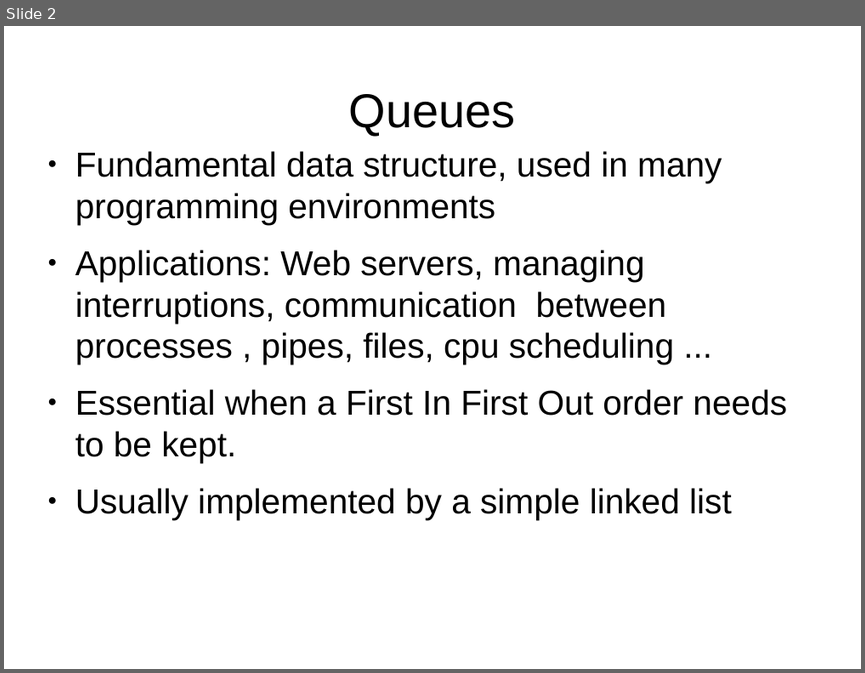
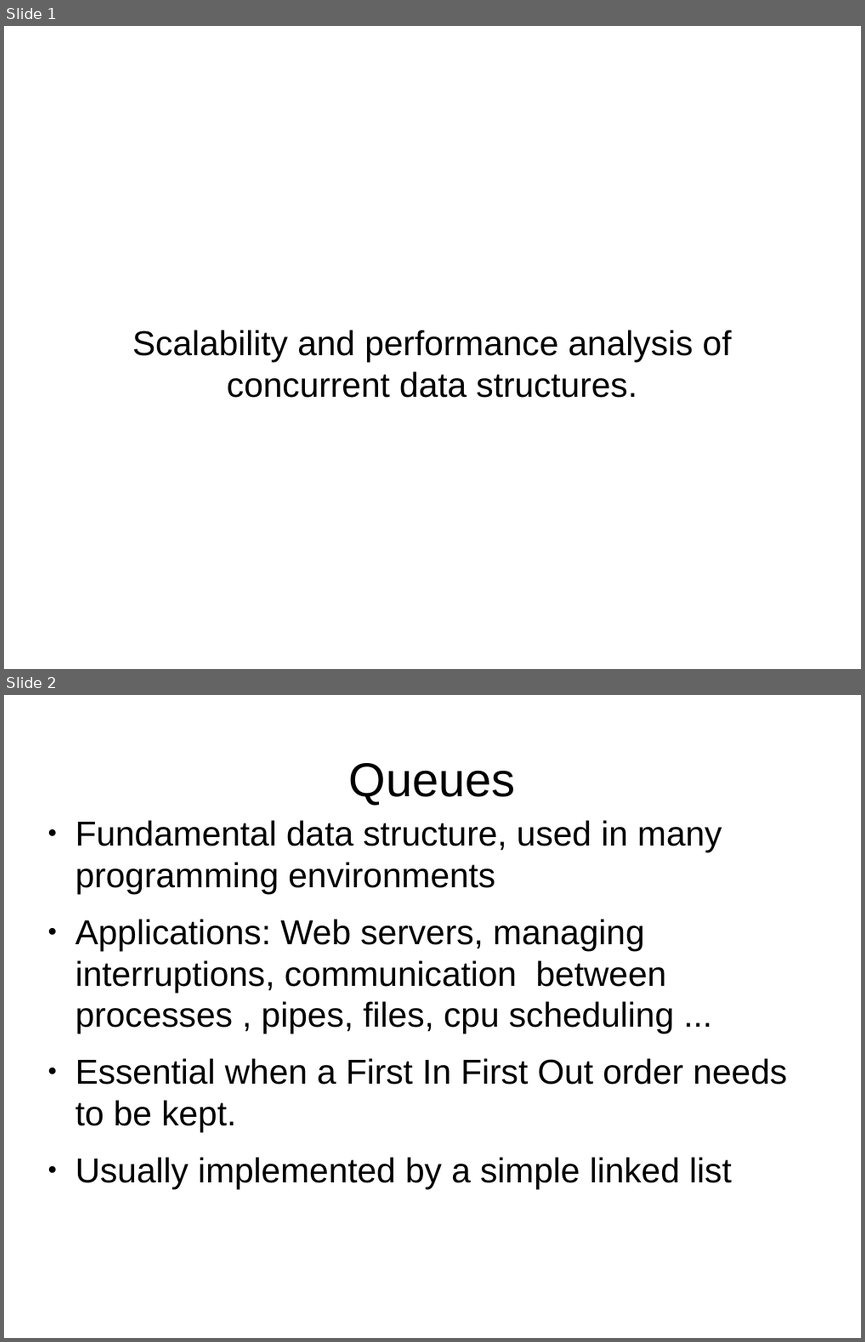
Before and after one commit to mpastyl/my_thesis, a slide deck: presentation.odp. Shown one above the other, each under a label of ours: slide 2 before the commit, slides 1 and 2 after it. The pictures are 865x673 and 865x1342 pixels, drawn with LibreOffice and Linux fonts; fonts in the diff are those of the drawing. Boxes give left, top, right and bottom in pixels: in the first picture for what was removed or moved away, otherwise in the second. Text is boxed around its words. In the diff, an @@ line names an element or a change of style, - is before the commit and + after.

```diff
--- a/presentation.odp
+++ b/presentation.odp
@@ slide 1 added at bbox=[4, 26, 861, 669], background #FFFFFF @@
@@ subtitle added at bbox=[132, 329, 732, 397], 32 pt, text #000000 @@
+Scalability and performance analysis of concurrent data structures.
```
Also in this commit, not shown: 7 slides changed, 1 other slide added, 2 slides removed.
